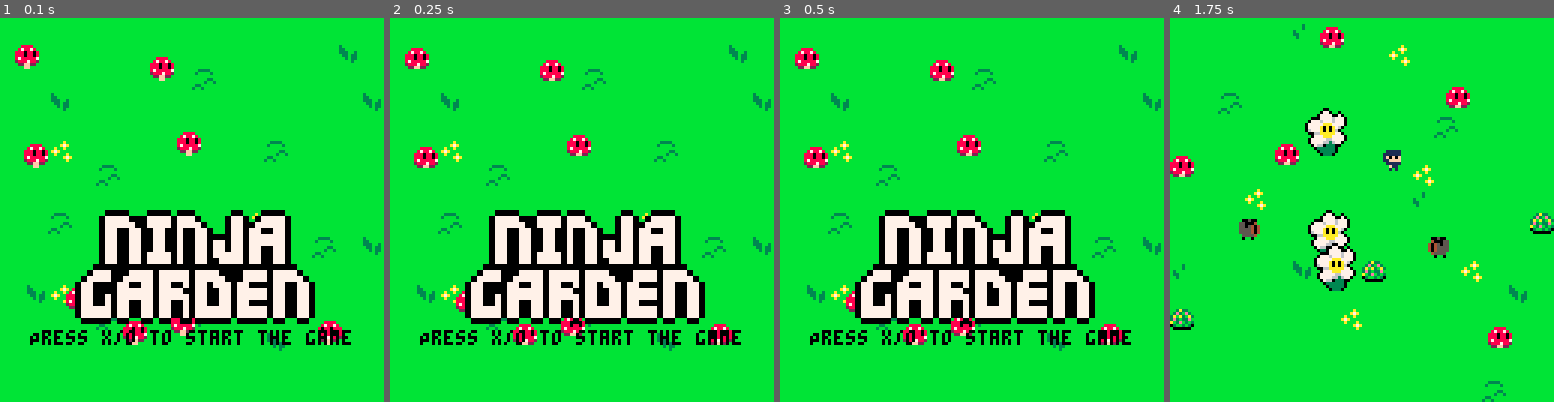
Above: before the commit, frames 1-4 (left to right).
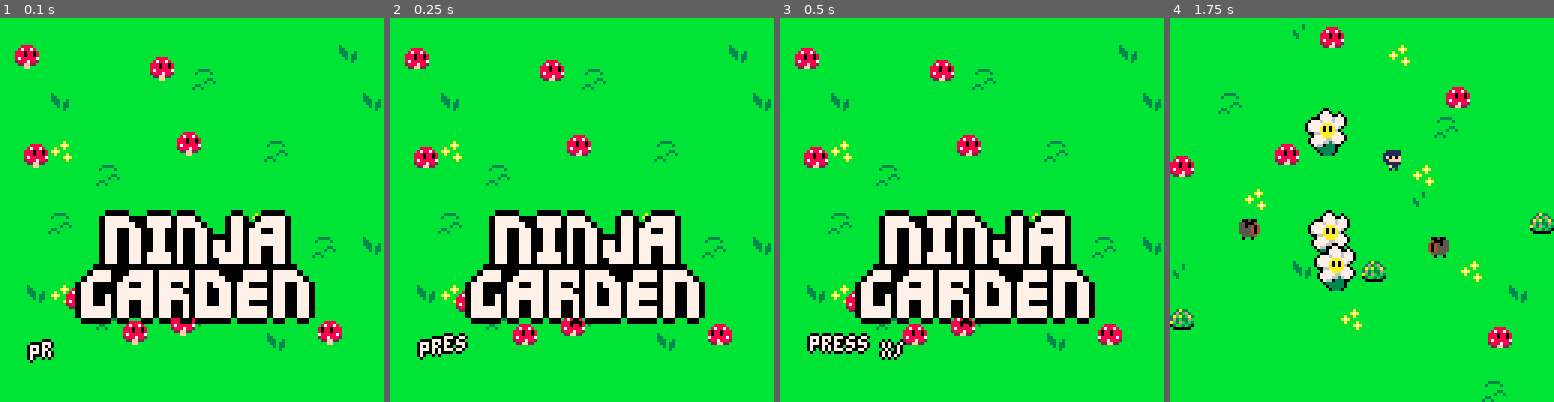
Above: after the commit, the same moments.

Repository: SnoozeTime/Spring2D_2025
Game: PICO-8 cartridge spring.p8
Two runs of this game, one before a commit and one after it. Both use one fixed random seed, a clock stepped at 60 frames per second and the inputs below.
Inputs:
- Up to frame 1 (0.1 s): no input
- Up to frame 2 (0.25 s): no input
- Up to frame 3 (0.5 s): tap O (Z key) at 0.33 s
- Up to frame 4 (1.75 s): tap O (Z key) at 0.7, 1.43 s; tap X (X key) at 1.07 s

The runs differ from the first frame. In frame 1, 1.5% of the frame differs, in the area x 7-92%, y 81-90%; in frame 2, 1.6%; in frame 3, 1.9%; in frame 4, nothing differs.

Commit message:
wobble intro text

Diff:
--- a/spring.p8
+++ b/spring.p8
@@ -14,6 +14,7 @@
 #include win.lua
 #include grid.lua
 #include levels.lua
+#include texteffects.lua
 __gfx__
 66666666866666666866666666666666666666666666666666888866bbbbbbbb6666666600000000000000000000000000000000000000000000000000000000
 66666666666668668666868666666666666666666688886668788786bb3a33bb666ee26605444444000000000000000000000000000000000000000000000000
--- a/state.lua
+++ b/state.lua
@@ -7,6 +7,7 @@
 
 
     music(12)
+    text = bubbletext("press x/o to start the game", {x=10, y=108})
     -- let's draw a bunch of mushrooms
     shrooms = {}
     for i=1,10 do
@@ -33,6 +34,7 @@
         shrooms[i].anim:update()
     end
 
+    text:update()
     if (btnp(❎)) then game_init() end
 end
 
@@ -57,7 +59,7 @@
     sx, sy = (sp % 16) * 8, (sp \ 16) * 8
     sspr(sx, sy, 8*5, 8*3, 25, 60, 8*5*2, 8*3*2)
     --spr(128, 56, 50, 5, 3)
-    print("Press x/o to start the game", 10, 104)
+    text:draw()
 end
 
 -- State for the main game
--- /dev/null
+++ b/texteffects.lua
@@ -0,0 +1,35 @@
+-- Create with this function, then add update() and draw() to the respetive
+-- sections.
+function bubbletext(text, pos)
+  return {
+    t=0,
+    pos=pos,
+    text=text,
+    char_ticks=2,
+    update=function(self)
+      self.t += 1
+    end,
+    draw=function(self)
+      local dx,dy = 0,0
+      last_char = flr(self.t/self.char_ticks)
+      for i=1,#self.text do
+        if i > last_char then
+          break
+        end
+        text_x = self.pos.x+dx
+        text_y = self.pos.y+dy+2*cos((4*i+self.t*2)/80)
+        print(self.text[i], text_x, text_y+1, 0)
+        print(self.text[i], text_x, text_y-1, 0)
+        print(self.text[i], text_x+1, text_y, 0)
+        print(self.text[i], text_x-1, text_y, 0)
+        print(self.text[i], text_x, text_y, 7)
+        if self.text[i] == '\n' then
+          dx = 0
+          dy += 7
+        else
+          dx += 4
+        end
+      end
+    end,
+  }
+end
